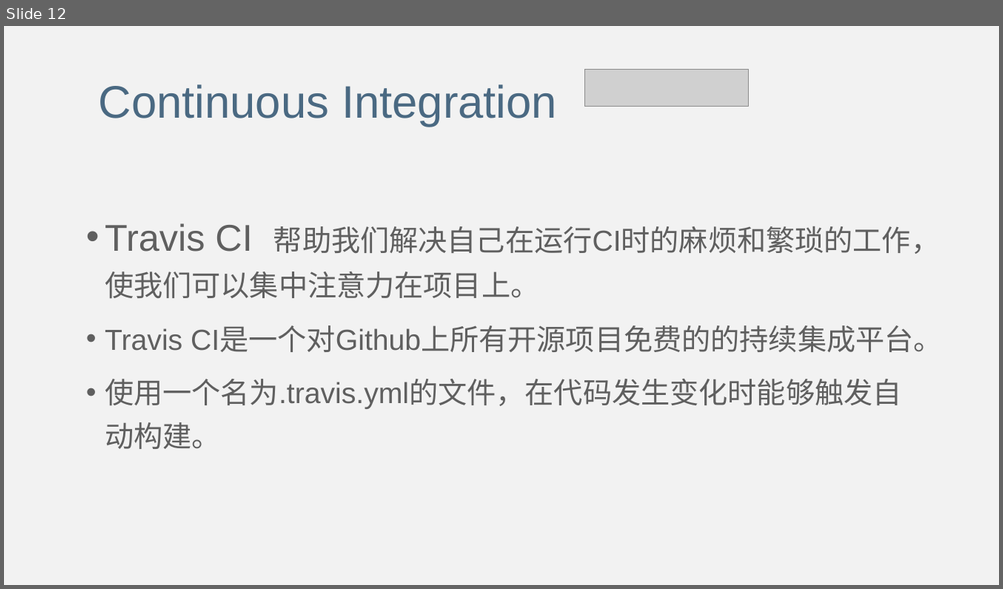
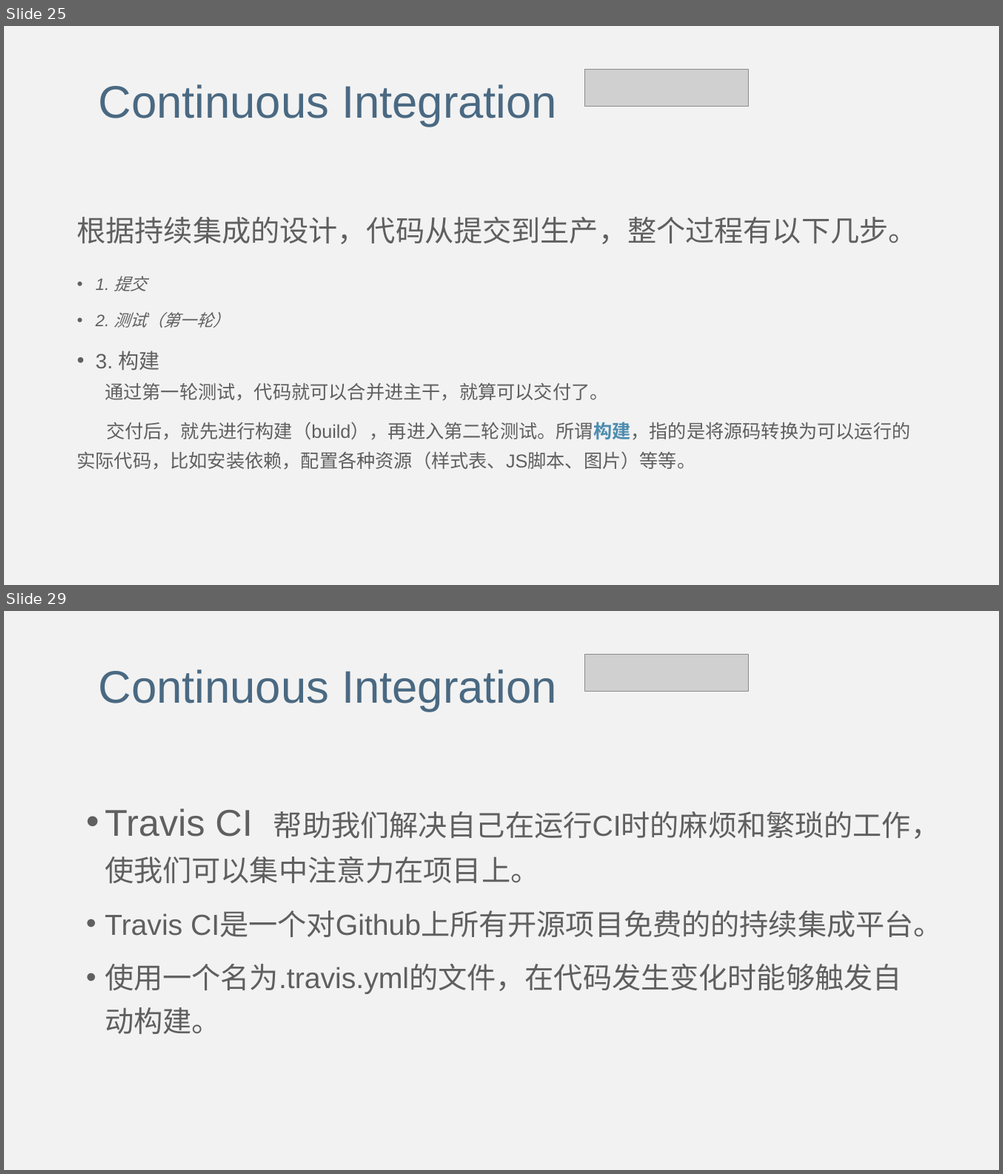
Before and after one commit to lulin1/Code-Repository-Badges, a slide deck: Code Repository Badges.pptx. Shown one above the other, each under a label of ours: slide 12 before the commit, slides 25 and 29 after it; the slides between them are not shown. The pictures are 1003x589 and 1003x1174 pixels, drawn with LibreOffice and Linux fonts; fonts in the diff are those of the drawing; grey boxes stand for pictures. Boxes give left, top, right and bottom in pixels: in the first picture for what was removed or moved away, otherwise in the second. Text is boxed around its words. In the diff, an @@ line names an element or a change of style, - is before the commit and + after.

```diff
--- a/Code Repository Badges.pptx
+++ b/Code Repository Badges.pptx
@@ slide 25 added at (4,26,999,585), background #F2F2F2 @@
@@ picture added at (584,69,748,107) @@
@@ text added at (99,84,557,127), 44 pt, text #4A6982 @@
+Continuous Integration
@@ text added at (77,217,917,470), 18 pt, text #5F5F5F @@
+根据持续集成的设计，代码从提交到生产，整个过程有以下几步。
+• 1. 提交
+• 2. 测试（第一轮）
+• 3. 构建
+通过第一轮测试，代码就可以合并进主干，就算可以交付了。
+交付后，就先进行构建（build），再进入第二轮测试。所谓构建，指的是将源码转换为可以运行的实际代码，比如安装依赖，配置各种资源（样式表、JS脚本、图片）等等。
@@ what was slide 12 is now slide 29 @@
```
Also in this commit, not shown: 2 slides changed, 26 other slides added.
